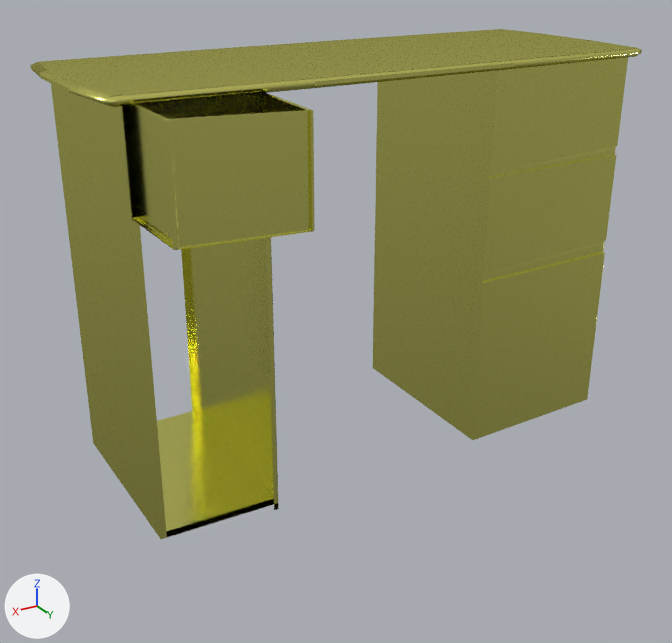
One commit to the Blender file final/models/desk.blend: the scene before it, then after it.
One viewpoint serves both versions: a 50 mm lens placed at (222.0, 355.0, 55.0), pointed at (19.0, 18.0, -114.0). Lighting does not change. The marker at lower left points along +X, +Y and +Z.

Objects in the first picture: 'Drawer', 'Frame', 'TableTop'.
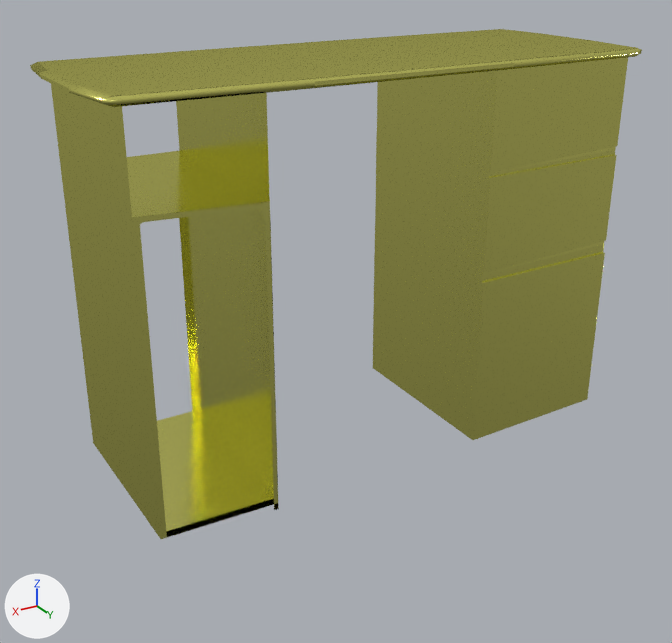
Edits to the bpy script that builds the scene:
```text
Remove ob_drawer:
    ob_drawer = bpy.data.objects.new('Drawer', me_cube_003)
    ob_drawer.location = (3.8, 36.5, -90.9)
    ob_drawer.scale = (115.0, 45.0, 90.0)
    _m = ob_drawer.modifiers.new('Bevel', 'BEVEL')
    _m.width = 0.2
    _m.width_pct = 0.2
    _m.segments = 7
    _m.limit_method = 'NONE'
    _m.spread = 0.0
```

What differs and where, as boxes (x1, y1, x2, y2) in the pictures (672 x 643 px):
'Drawer', deleted (yellow): before (122, 93, 315, 250)
